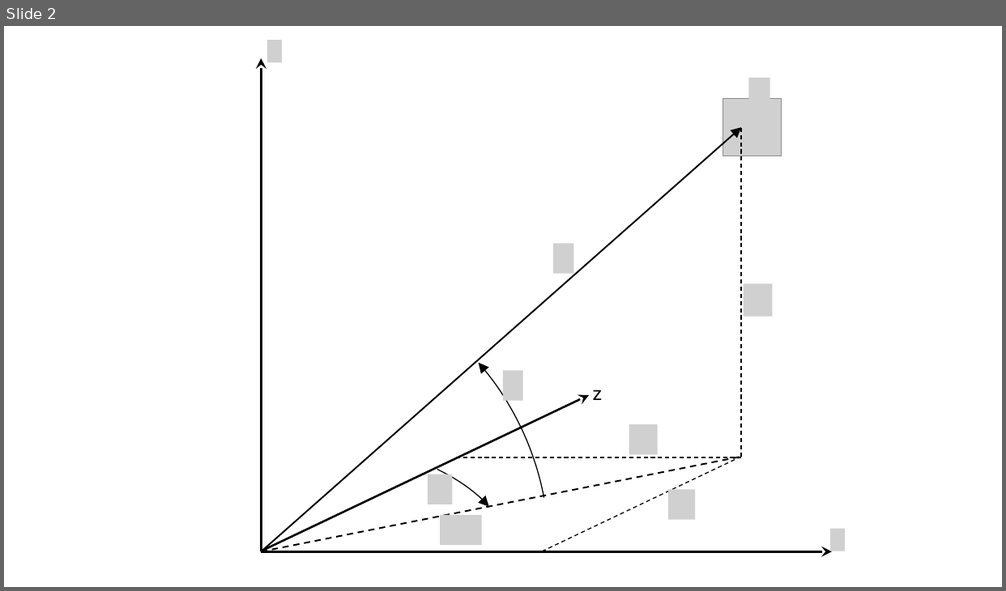
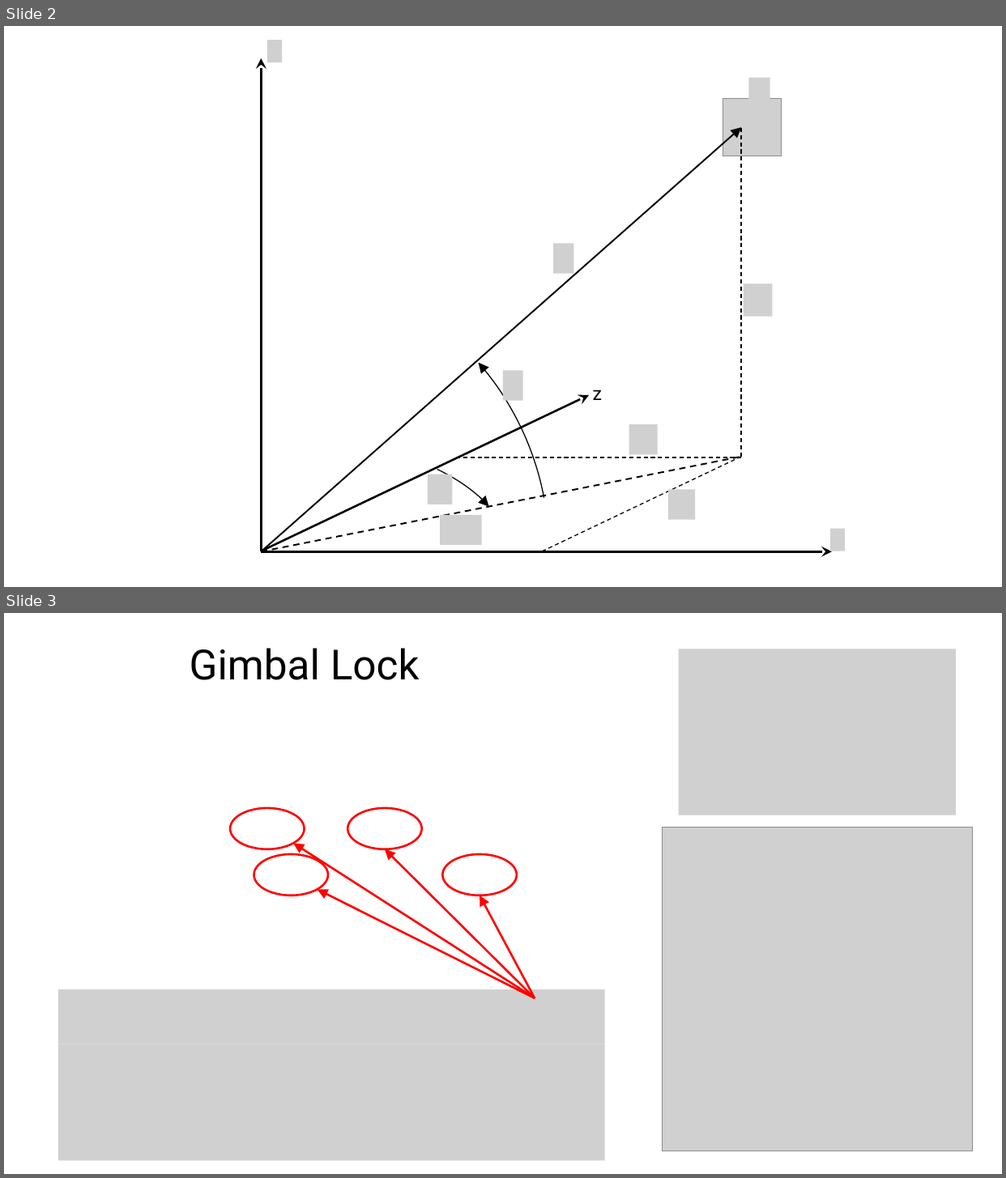
Before and after one commit to whitingm-usc/Euler, a slide deck: Euler/Euler.pptx. Shown one above the other, each under a label of ours: slide 2 before the commit, slides 2 and 3 after it. The pictures are 1006x591 and 1006x1178 pixels, drawn with LibreOffice and Linux fonts; fonts in the diff are those of the drawing; grey boxes stand for pictures. Boxes give left, top, right and bottom in pixels: in the first picture for what was removed or moved away, otherwise in the second. Text is boxed around its words. In the diff, an @@ line names an element or a change of style, - is before the commit and + after.

```diff
--- a/Euler/Euler.pptx
+++ b/Euler/Euler.pptx
@@ slide 3 added at box(4, 613, 1002, 1174), background #FFFFFF @@
@@ text added at box(189, 648, 420, 680), 40 pt, text #000000 @@
+Gimbal Lock
@@ picture added at box(679, 649, 957, 815) @@
@@ ellipse added at box(230, 808, 305, 850), outline #FF0000 2 pt @@
@@ ellipse added at box(347, 808, 422, 850), outline #FF0000 2 pt @@
@@ picture added at box(662, 827, 972, 1152) @@
@@ ellipse added at box(254, 854, 328, 895), outline #FF0000 2 pt @@
@@ arrow added from (535, 999) to (294, 844), #FF0000 2 pt @@
@@ arrow added from (535, 999) to (385, 850), #FF0000 2 pt @@
@@ ellipse added at box(443, 854, 517, 895), outline #FF0000 2 pt @@
@@ arrow added from (535, 999) to (317, 889), #FF0000 2 pt @@
@@ arrow added from (535, 999) to (479, 895), #FF0000 2 pt @@
@@ picture added at box(58, 990, 605, 1045) @@
@@ picture added at box(58, 1044, 605, 1161) @@
```
Also in this commit, not shown: 1 other slide added, 2 other files.
